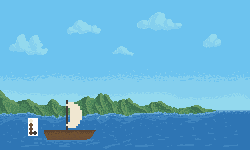
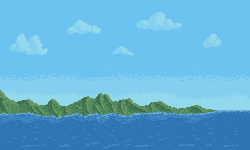
Two versions of the same layered image (w=250, h=150). Layer-by-layer changes:
hid group "Boat" (1st of 2) (2 layers) over [left=28, top=100, right=96, bottom=145]
painted on "Sky" over [left=28, top=110, right=96, bottom=145]
